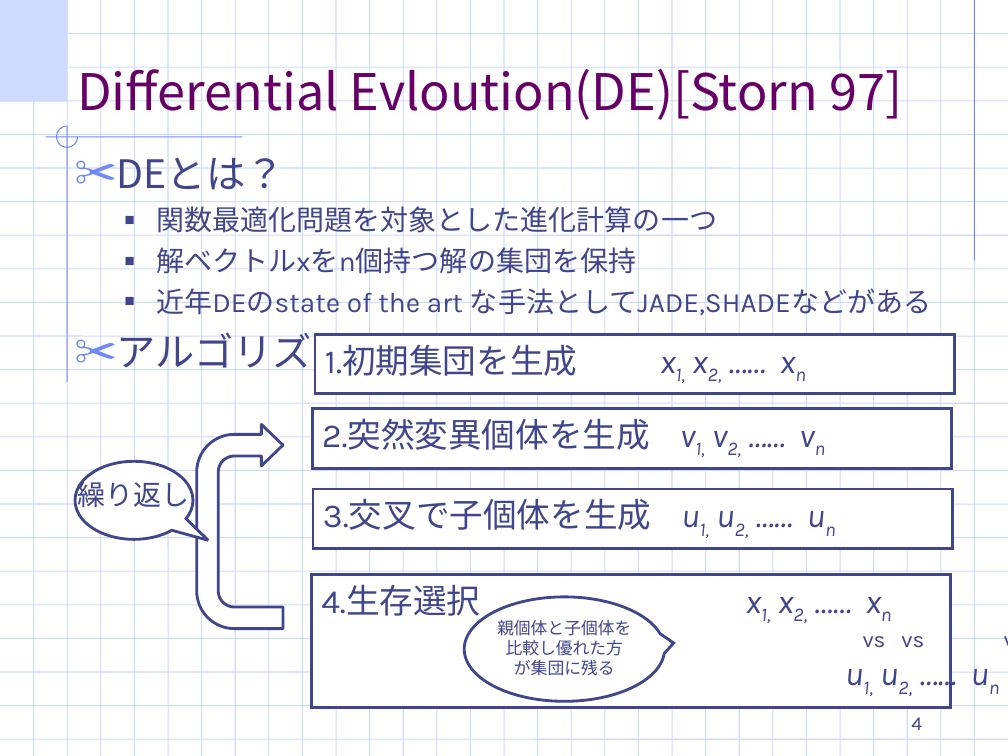
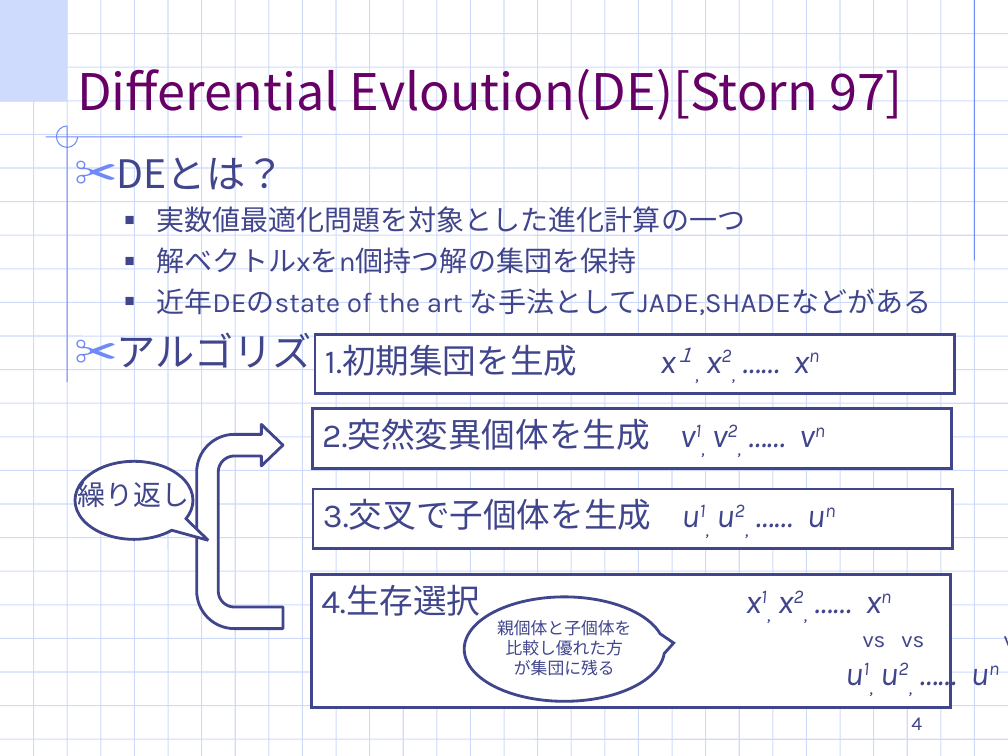
Before and after one commit to TakefumiYamamura/labolatry, a slide deck: slide 4 of 適応DE最終ゼミ発表.ppt. Drawn at 1008x756 pixels with LibreOffice and Linux fonts; fonts in the diff are those of the drawing; background and template pictures are left out. Boxes give left, top, right and bottom in pixels: in the first picture for what was removed or moved away, otherwise in the second. Text is boxed around its words. In the diff, an @@ line names an element or a change of style, - is before the commit and + after.

```diff
--- a/適応DE最終ゼミ発表.ppt
+++ b/適応DE最終ゼミ発表.ppt
@@ text at bbox=[156, 202, 745, 238]: text changed @@
-  ■ 関数最適化問題を対象とした進化計算の一つ
+  ■ 実数値最適化問題を対象とした進化計算の一つ
@@ rectangle "2.突然変異個体を生成 v1, v2, …… vn" at bbox=[312, 408, 952, 468]: now superscript in "v1, v2, vn" @@
@@ rectangle "3.交叉で子個体を生成 u1, u2, …… un" at bbox=[313, 489, 953, 548]: now superscript in "u1, u2, un" @@
```
Also in this commit, not shown: 5 other slides changed, 9 slides added, 5 slides removed.
